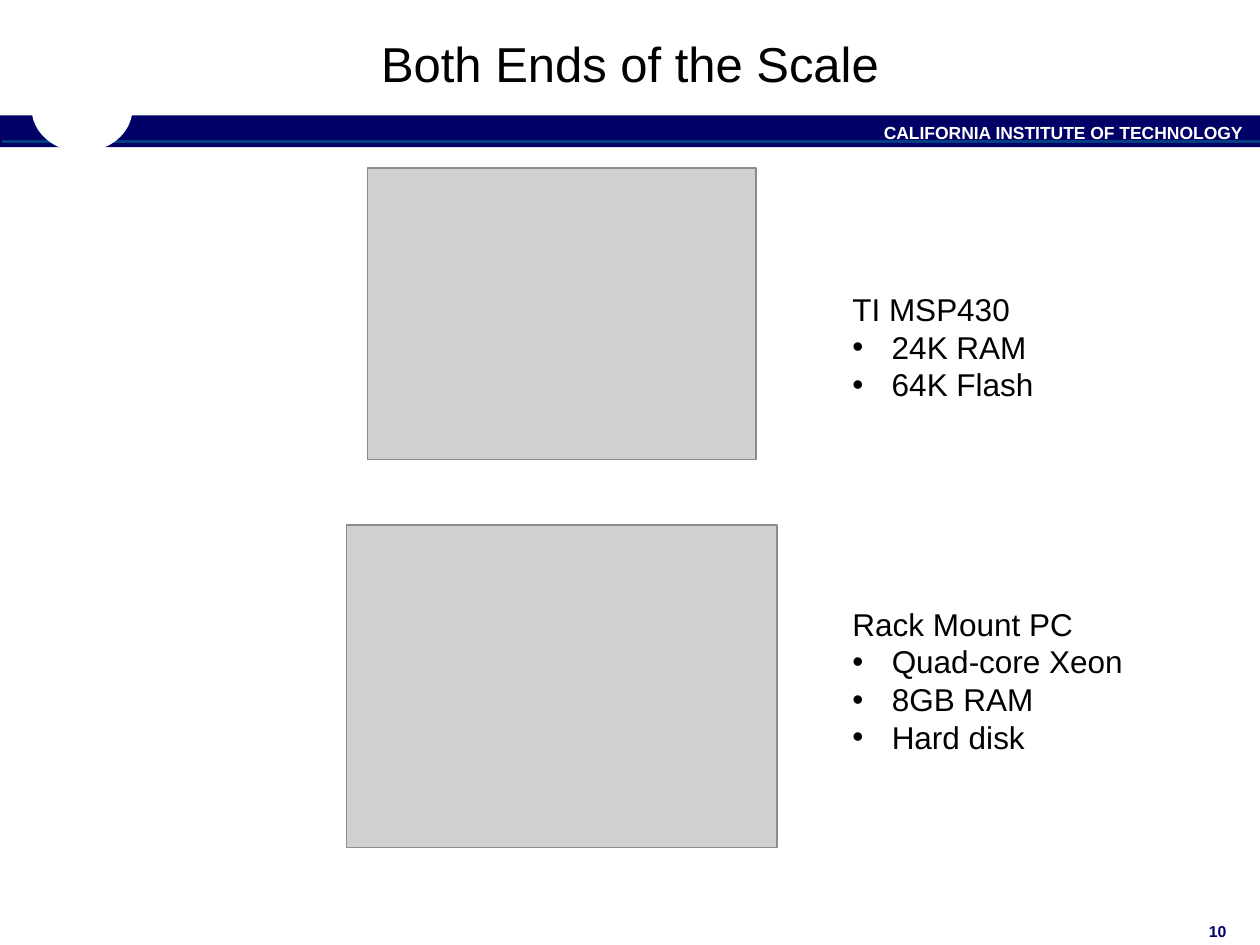
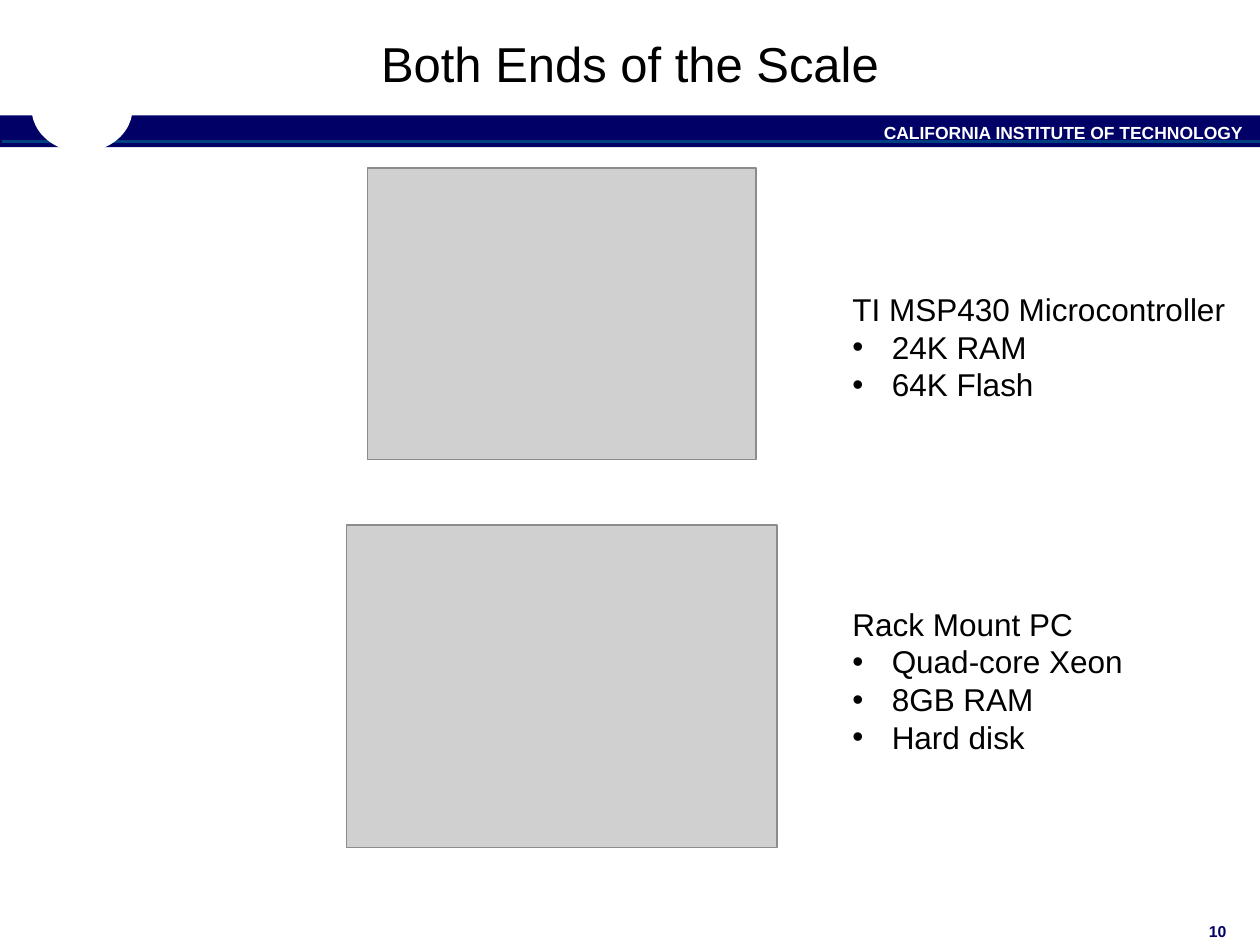
Before and after one commit to nasa/fprime, a slide deck: slide 10 of docs/Architecture/FPrimeArchitectureShort.pptx. Drawn at 1260x945 pixels with LibreOffice and Linux fonts; fonts in the diff are those of the drawing; grey boxes stand for pictures; background and template pictures are left out. Boxes give left, top, right and bottom in pixels: in the first picture for what was removed or moved away, otherwise in the second. Text is boxed around its words. In the diff, an @@ line names an element or a change of style, - is before the commit and + after.

```diff
--- a/docs/Architecture/FPrimeArchitectureShort.pptx
+++ b/docs/Architecture/FPrimeArchitectureShort.pptx
@@ text at (852,298,1225,322): text changed @@
-TI MSP430
+TI MSP430 Microcontroller
```
Also in this commit, not shown: 7 other slides changed, 1 other file.
